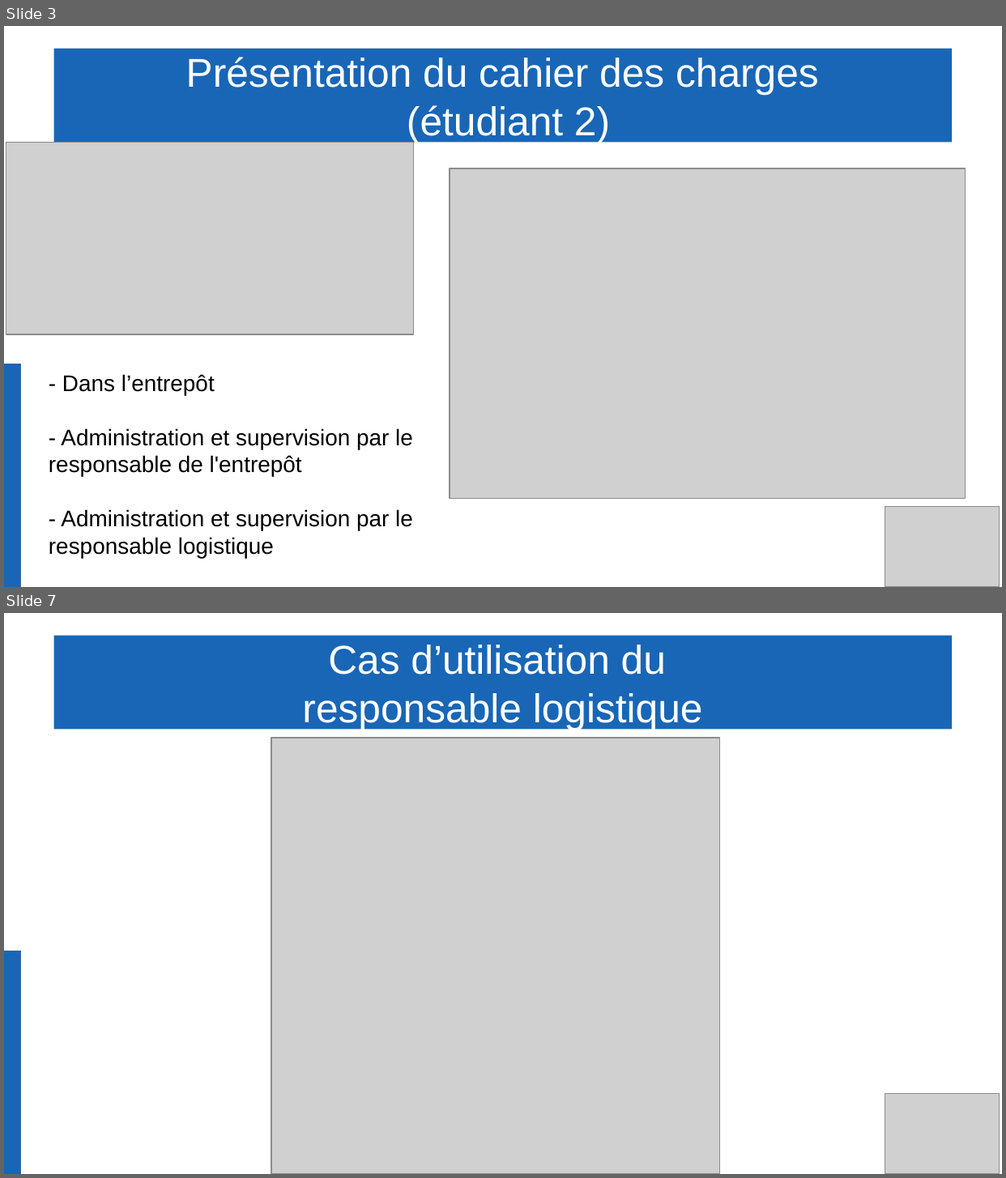
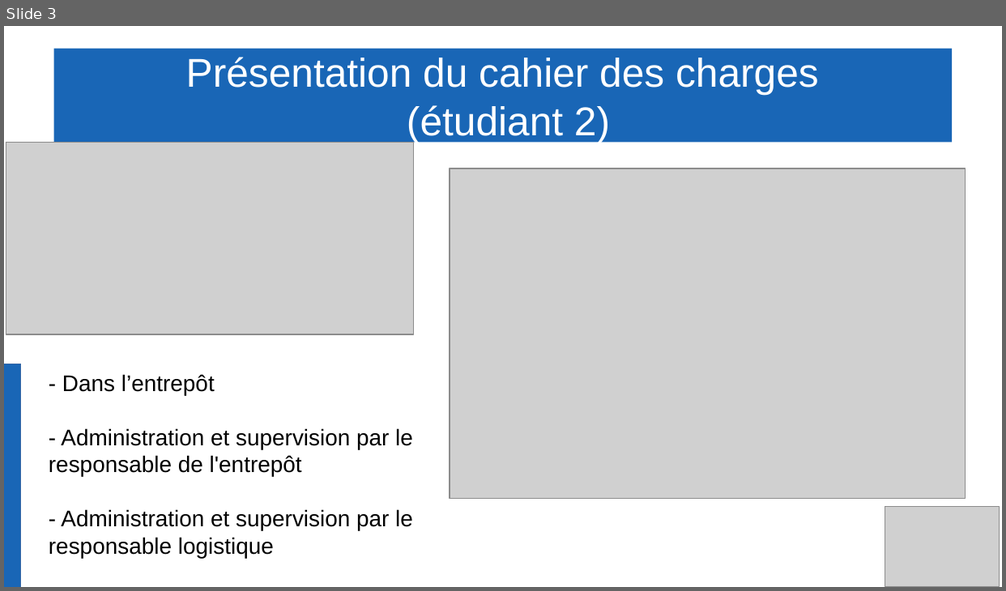
Before and after one commit to Gabin221/Tracking-BLE-documents, a slide deck: Revues/Revues2/Partie commune/presentation_yahya_andrea_gabin.odp. Shown one above the other, each under a label of ours: slides 3 and 7 before the commit, slide 3 after it; the slides between them are not shown. The pictures are 1006x1178 and 1006x591 pixels, drawn with LibreOffice and Linux fonts; fonts in the diff are those of the drawing; grey boxes stand for pictures. Boxes give left, top, right and bottom in pixels: in the first picture for what was removed or moved away, otherwise in the second. Text is boxed around its words. In the diff, an @@ line names an element or a change of style, - is before the commit and + after.

```diff
--- a/Revues/Revues2/Partie commune/presentation_yahya_andrea_gabin.odp
+++ b/Revues/Revues2/Partie commune/presentation_yahya_andrea_gabin.odp
@@ slide 7 removed at (4, 613, 1002, 1174), background #FFFFFF @@
@@ title removed at (53, 636, 953, 730) @@
-Cas d’utilisation du
-responsable logistique
@@ picture removed at (271, 738, 719, 1174) @@
@@ rectangle removed at (4, 952, 21, 1174) @@
@@ picture removed at (885, 1094, 1000, 1174) @@
```
Also in this commit, not shown: 22 other slides removed.
